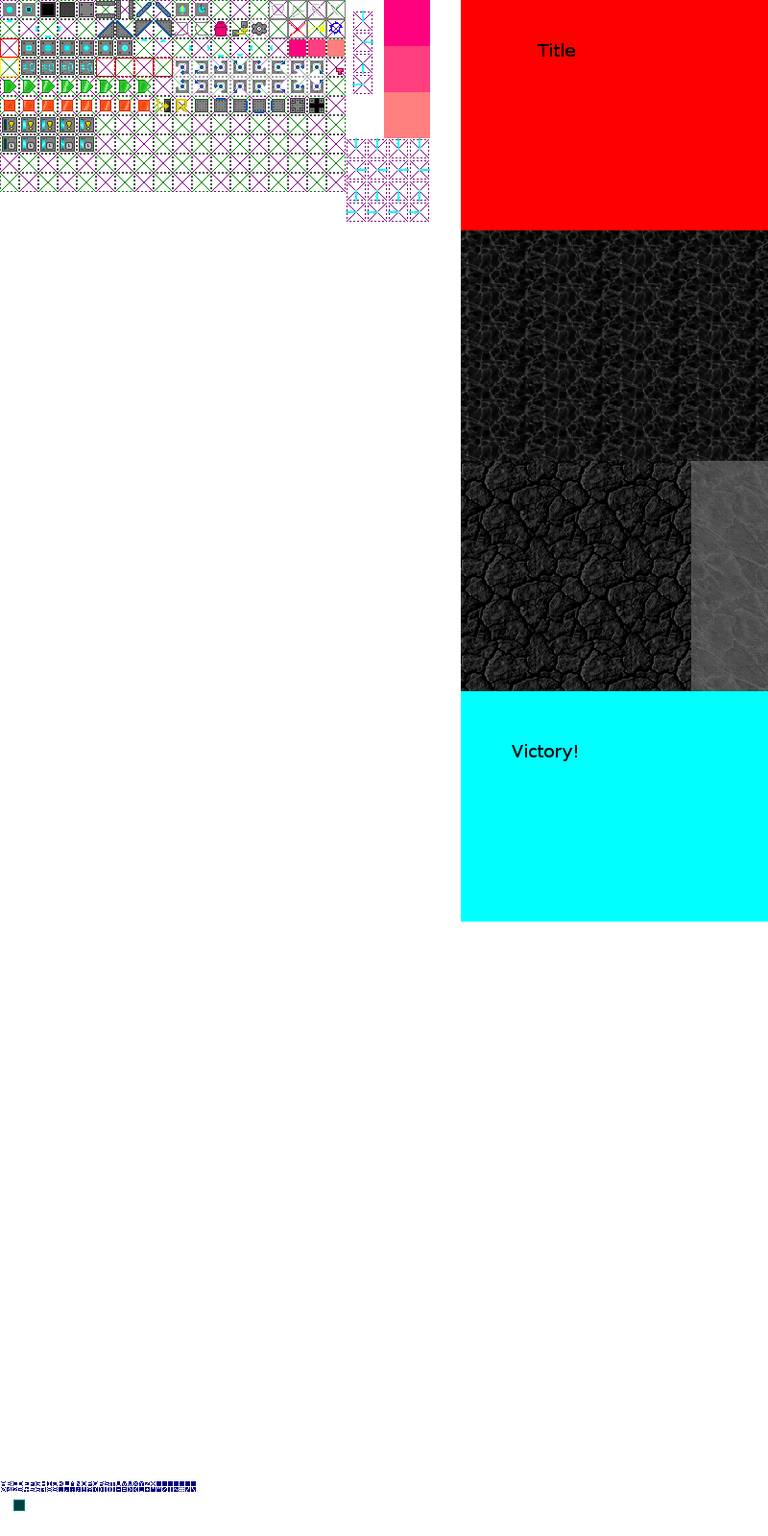
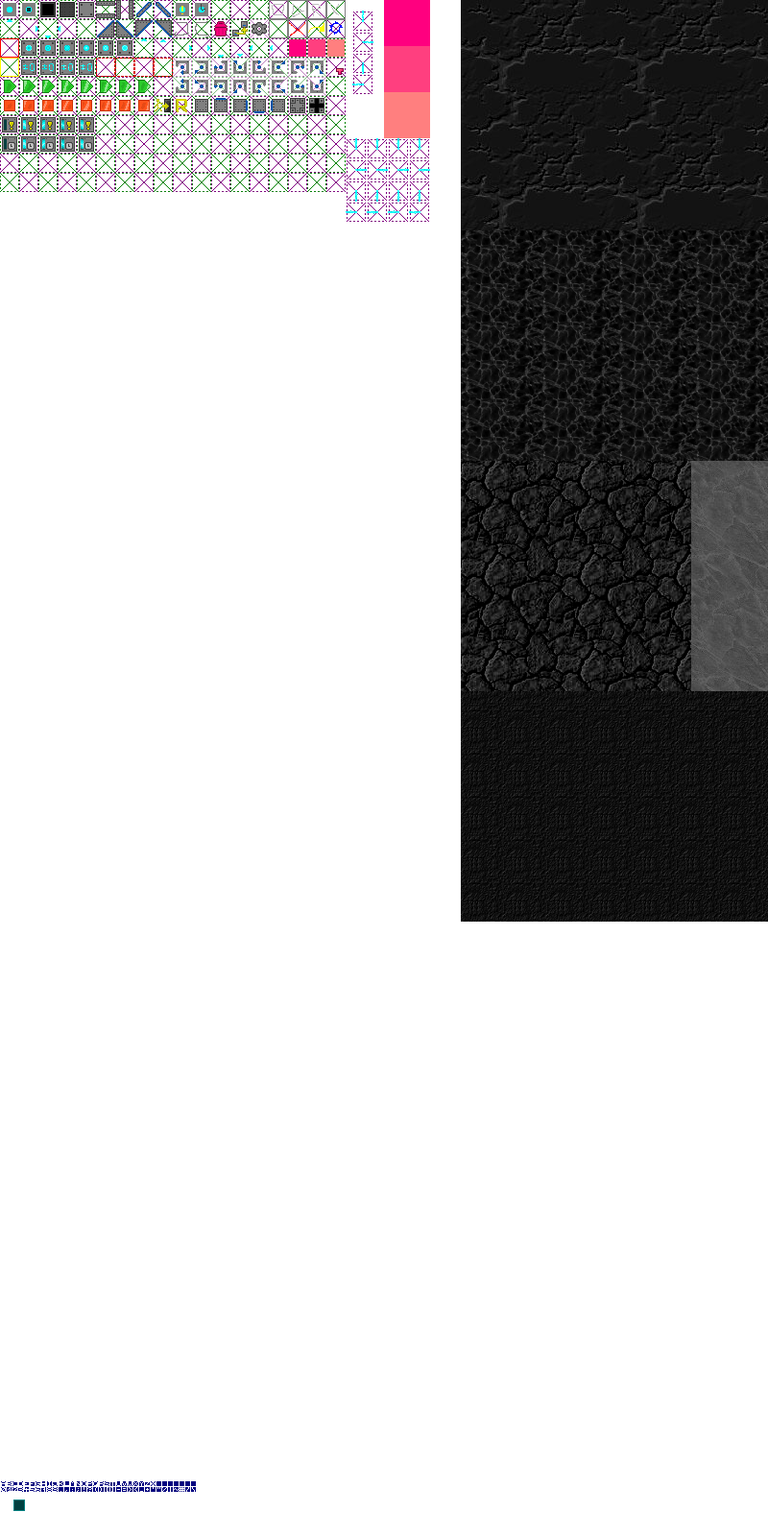
Two versions of the same layered image (768 x 1536). Layer-by-layer changes:
removed layer "Title" over [left=537, top=43, right=576, bottom=57]
removed layer "Victory!" over [left=511, top=743, right=577, bottom=762]
painted on "backgrounds" over [left=460, top=0, right=768, bottom=922]
